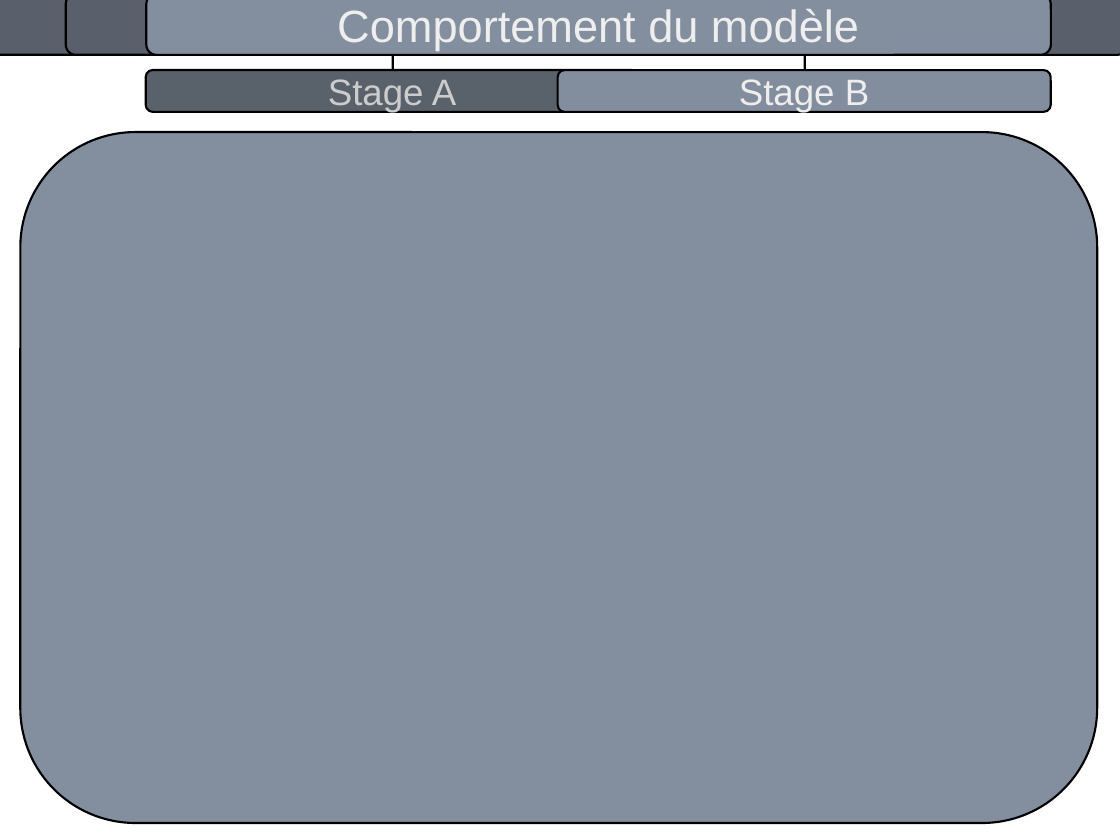
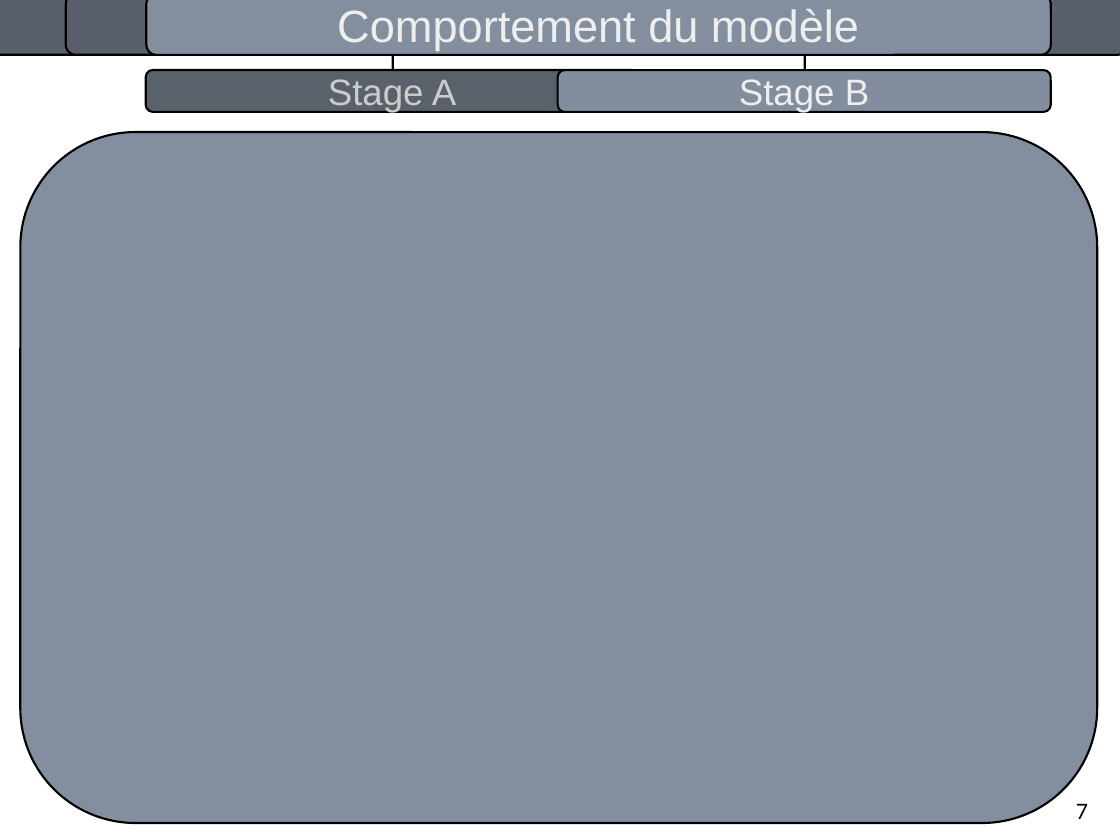
Before and after one commit to pierrealbiges/ActiveVision, a slide deck: slide 9 of LabBooks/Pres_orale.odp (slide 8 before the commit). Drawn at 1120x840 pixels with LibreOffice and Linux fonts; fonts in the diff are those of the drawing. Boxes give left, top, right and bottom in pixels: in the first picture for what was removed or moved away, otherwise in the second. Text is boxed around its words. In the diff, an @@ line names an element or a change of style, - is before the commit and + after.

```diff
--- a/LabBooks/Pres_orale.odp
+++ b/LabBooks/Pres_orale.odp
@@ text added at bbox=[1076, 804, 1088, 819], 15 pt, text #000000 @@
+7
```
Also in this commit, not shown: 8 other slides changed, 2 slides added, 1 other file.
